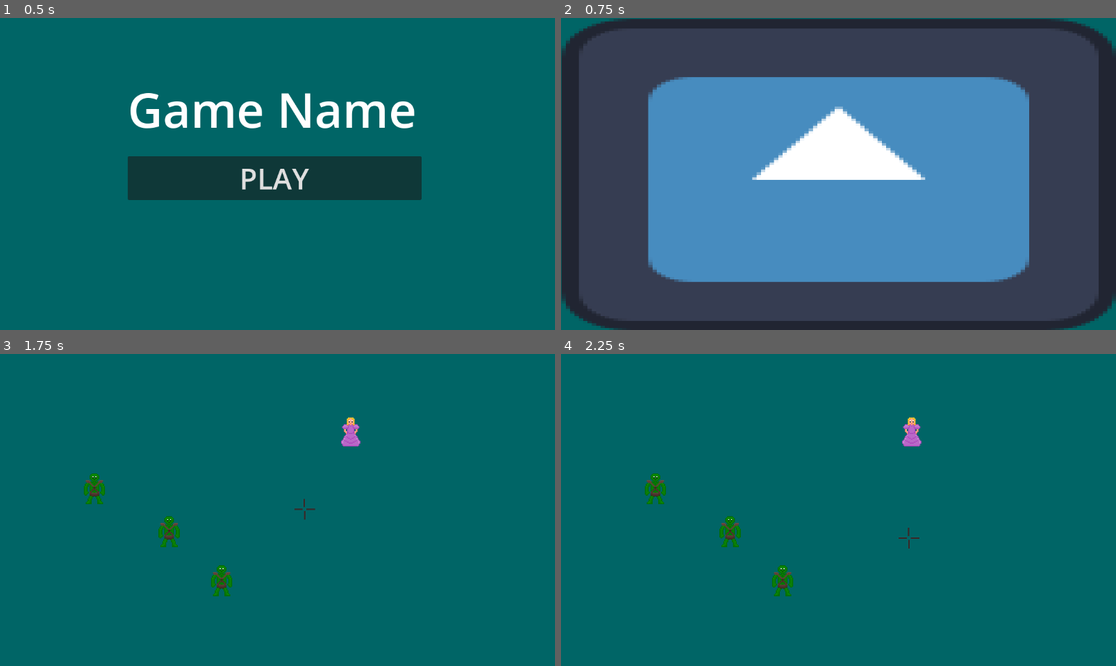
Above: before the commit, frames 1-4 (two rows, left to right).
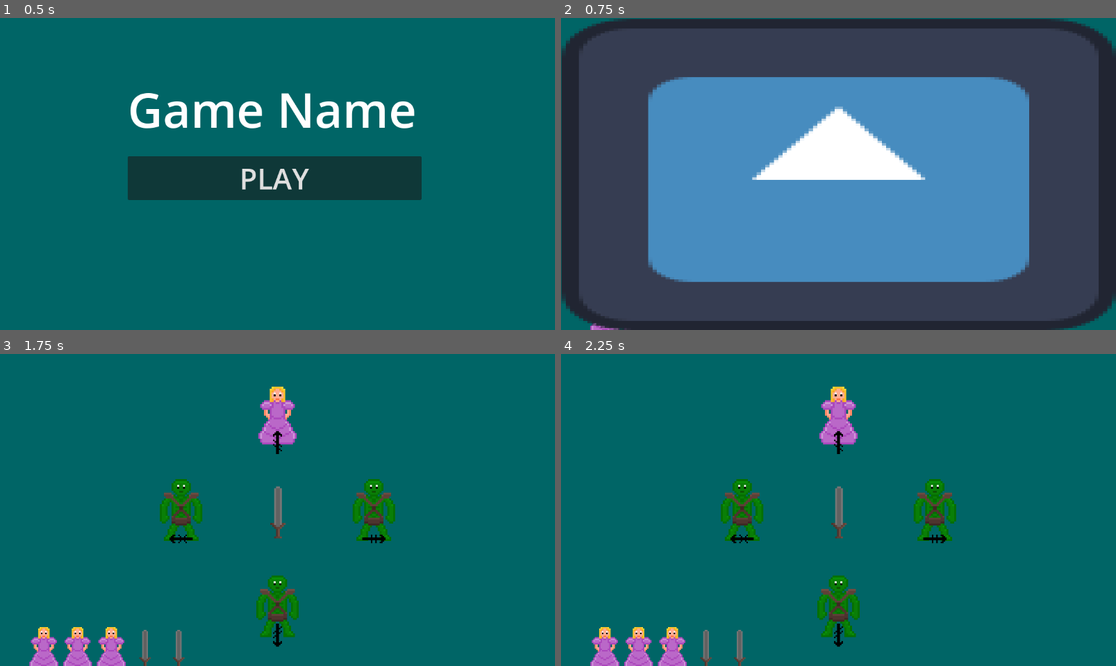
Above: after the commit, the same moments.

Repository: JamsterMan/Game-Jam-PS-16
Game: Godot game, scene res://Scenes/main_menu.tscn
Same seed, same stepped clock (60 frames per second), same inputs: the game is played once before the commit and once after it. The engine's default icon, where the game draws it, is replaced by a stand-in: a white triangle on a blue panel in a dark square.
Inputs:
- Up to frame 1 (0.5 s): no input
- Up to frame 2 (0.75 s): click "PLAY" at 0.5 s
- Up to frame 3 (1.75 s): tap Enter at 1.25 s; hold Right (move_right) from 1.28 s (still down)
- Up to frame 4 (2.25 s): release Right (move_right) at 2.03 s; hold Down (move_down) from 2.03 s (still down)

Frame 1 is identical in both runs. In frame 2, less than 0.1% of the frame differs, in the area x 5-12%, y 97-100%; in frame 3, 6.6%, in the area x 5-72%, y 10-100%; in frame 4, 6.6%.

Commit message:
added visuals to player actions

Diff:
--- a/gamejam-ps16/Scenes/mini_game_quick_time.tscn
+++ b/gamejam-ps16/Scenes/mini_game_quick_time.tscn
@@ -1,22 +1,25 @@
-[gd_scene load_steps=10 format=3 uid="uid://1g1j0vqsint1"]
+[gd_scene load_steps=11 format=3 uid="uid://1g1j0vqsint1"]
 
-[ext_resource type="Texture2D" uid="uid://dhhx8mjg6g4y7" path="res://icon.svg" id="1_ce1bs"]
 [ext_resource type="Script" path="res://Scripts/mini_game_quick_time.gd" id="1_khvof"]
 [ext_resource type="Texture2D" uid="uid://drubo8sc3ihhf" path="res://Sprites/Princess.png" id="2_svijv"]
 [ext_resource type="Texture2D" uid="uid://d00ckynh8h2k3" path="res://Sprites/Orc.png" id="3_h1e52"]
+[ext_resource type="Texture2D" uid="uid://cem3faymlq7no" path="res://Sprites/gravestone.png" id="4_47cbh"]
 [ext_resource type="Script" path="res://Scripts/MiniGame_Timer.gd" id="4_c8h27"]
 [ext_resource type="Texture2D" uid="uid://bqoh0yvemdxv1" path="res://Sprites/Runes_left1.png" id="5_8ea4a"]
+[ext_resource type="Texture2D" uid="uid://c81kyv6odec0m" path="res://Sprites/Sword.png" id="5_8k7on"]
 [ext_resource type="Texture2D" uid="uid://bh7e2yv3p1co2" path="res://Sprites/Runes_up1.png" id="6_nexcw"]
 [ext_resource type="Texture2D" uid="uid://t0buvqd5lj5t" path="res://Sprites/Runes_right1.png" id="7_8w3k5"]
 [ext_resource type="Texture2D" uid="uid://1410u5rd0d66" path="res://Sprites/Runes_down1.png" id="8_hjyxe"]
 
-[node name="mini_game_quick_time" type="Node2D" node_paths=PackedStringArray("char_sprites")]
+[node name="mini_game_quick_time" type="Node2D" node_paths=PackedStringArray("char_sprites", "target_sprites")]
 process_mode = 4
 script = ExtResource("1_khvof")
 target_postions = Array[int]([0, 0, 0, 0, 0, 0])
 char_sprites = [NodePath("Extra2/ExtraSprite2"), NodePath("Extra4/ExtraSprite4"), NodePath("Extra/ExtraSprite"), NodePath("Extra3/ExtraSprite3")]
+target_sprites = [NodePath("Targets/TargetOne"), NodePath("Targets/TargetTwo"), NodePath("Targets/TargetThree"), NodePath("Targets/TargetFour"), NodePath("Targets/TargetFive")]
 char_target = ExtResource("2_svijv")
 char_fake = ExtResource("3_h1e52")
+char_target_hit = ExtResource("4_47cbh")
 
 [node name="MinigameBackground" type="ColorRect" parent="."]
 visible = false
@@ -30,7 +33,8 @@
 
 [node name="Caracter" type="Sprite2D" parent="Target"]
 position = Vector2(1, -1)
-texture = ExtResource("1_ce1bs")
+scale = Vector2(4, 4)
+texture = ExtResource("5_8k7on")
 
 [node name="Extra" type="Node2D" parent="."]
 position = Vector2(-200, 0)
@@ -80,6 +84,34 @@
 scale = Vector2(3, 3)
 texture = ExtResource("8_hjyxe")
 
+[node name="Targets" type="Node2D" parent="."]
+position = Vector2(-275, 204)
+
+[node name="TargetOne" type="Sprite2D" parent="Targets"]
+position = Vector2(-210, 81)
+scale = Vector2(3, 3)
+texture = ExtResource("5_8k7on")
+
+[node name="TargetTwo" type="Sprite2D" parent="Targets"]
+position = Vector2(-140, 81)
+scale = Vector2(3, 3)
+texture = ExtResource("5_8k7on")
+
+[node name="TargetThree" type="Sprite2D" parent="Targets"]
+position = Vector2(-70, 81)
+scale = Vector2(3, 3)
+texture = ExtResource("5_8k7on")
+
+[node name="TargetFour" type="Sprite2D" parent="Targets"]
+position = Vector2(0, 81)
+scale = Vector2(3, 3)
+texture = ExtResource("5_8k7on")
+
+[node name="TargetFive" type="Sprite2D" parent="Targets"]
+position = Vector2(70, 81)
+scale = Vector2(3, 3)
+texture = ExtResource("5_8k7on")
+
 [node name="MinigameTimer" type="Timer" parent="."]
 wait_time = 3.0
 one_shot = true
--- a/gamejam-ps16/Scenes/mini_game_typing.tscn
+++ b/gamejam-ps16/Scenes/mini_game_typing.tscn
@@ -6,8 +6,12 @@
 [ext_resource type="Texture2D" uid="uid://t0buvqd5lj5t" path="res://Sprites/Runes_right1.png" id="4_ol274"]
 [ext_resource type="Texture2D" uid="uid://bqoh0yvemdxv1" path="res://Sprites/Runes_left1.png" id="5_kp8jt"]
 [ext_resource type="Texture2D" uid="uid://drubo8sc3ihhf" path="res://Sprites/Princess.png" id="6_mrv0g"]
+[ext_resource type="Texture2D" uid="uid://485us4kx02t" path="res://Sprites/Runes_up2.png" id="6_wt8a0"]
+[ext_resource type="Texture2D" uid="uid://on3thud87cwq" path="res://Sprites/Runes_down2.png" id="7_741b8"]
 [ext_resource type="Texture2D" uid="uid://bf4huvuhf7hff" path="res://Sprites/staff.png" id="7_eqcd5"]
 [ext_resource type="Script" path="res://Scripts/MiniGame_Timer.gd" id="7_j4qch"]
+[ext_resource type="Texture2D" uid="uid://ctirucnhdxe7r" path="res://Sprites/Runes_right2.png" id="8_q0aww"]
+[ext_resource type="Texture2D" uid="uid://diqj3xo3qflt7" path="res://Sprites/Runes_left2.png" id="9_ppldq"]
 
 [node name="MinigameTypingGame" type="Node2D" node_paths=PackedStringArray("buttons_sprites")]
 process_mode = 4
@@ -16,6 +20,10 @@
 down_image = ExtResource("3_kvvbt")
 right_image = ExtResource("4_ol274")
 left_image = ExtResource("5_kp8jt")
+up_image_pressed = ExtResource("6_wt8a0")
+down_image_pressed = ExtResource("7_741b8")
+right_image_pressed = ExtResource("8_q0aww")
+left_image_pressed = ExtResource("9_ppldq")
 buttons = Array[int]([0, 0, 0, 0, 0, 0])
 buttons_sprites = [NodePath("Spell/ButtonOne"), NodePath("Spell/ButtonTwo"), NodePath("Spell/ButtonThree"), NodePath("Spell/ButtonFour"), NodePath("Spell/ButtonFive"), NodePath("Spell/ButtonSix")]
 
--- a/gamejam-ps16/Scripts/mini_game_controller.gd
+++ b/gamejam-ps16/Scripts/mini_game_controller.gd
@@ -24,7 +24,7 @@
 	rng.randomize()
 	#var minigame_path_index = rng.randi_range(0,minigames.size()-1)
 	#var next_minigame = load(minigames[minigame_path_index])
-	var next_minigame = load(minigames[0])
+	var next_minigame = load(minigames[2])
 
 	minigame = next_minigame.instantiate()
 	add_child(minigame)
@@ -37,6 +37,8 @@
 
 func _minigame_lose():
 	minigame_lose.set_visible(true)
+	minigame.set_visible(false)
+	minigame.set_process_mode(PROCESS_MODE_DISABLED)
 	#game over
 
 func _next_minigame_timer_timeout():
--- a/gamejam-ps16/Scripts/mini_game_quick_time.gd
+++ b/gamejam-ps16/Scripts/mini_game_quick_time.gd
@@ -1,7 +1,7 @@
 extends Node2D
 
-@export var min_presses: int = 3
-@export var max_presses: int = 6
+@export var min_presses: int = 2
+@export var max_presses: int = 5
 var presses_needed: int = 3
 var correct_presses: int = 0
 
@@ -10,9 +10,11 @@
 @export var target_postions : Array[int] = []
 #max 4
 @export var char_sprites : Array[Sprite2D] = []
+@export var target_sprites : Array[Sprite2D] = []
 
 @export var char_target: Texture2D
 @export var char_fake: Texture2D
+@export var char_target_hit: Texture2D
 
 var next_button : String = "move_up"
 
@@ -25,10 +27,10 @@
 	#set buttons for each round
 	for n in presses_needed:
 		target_postions[n] = rng.randi_range(0,3)
+		target_sprites[n].texture = char_target
 	#set position for first button
 	char_sprites[target_postions[0]].texture = char_target
 	_set_next_button()
-	print(next_button)
 
 #converts button ints into button images
 func _set_next_images():
@@ -53,6 +55,9 @@
 	else:
 		next_button = "move_left"
 
+func _set_target_hit():
+	target_sprites[correct_presses].texture = char_target_hit
+
 func _minigame_timer_timeout():
 	print("Mini game end")
 	print(correct_presses)
@@ -68,7 +73,7 @@
 func _process(_delta: float) -> void:
 	if(correct_presses < presses_needed):
 		if(Input.is_action_just_pressed(next_button)):
-			print(next_button)
+			_set_target_hit()
 			correct_presses += 1
 			_set_next_button()
 			_set_next_images()
--- a/gamejam-ps16/Scripts/mini_game_typing.gd
+++ b/gamejam-ps16/Scripts/mini_game_typing.gd
@@ -4,6 +4,11 @@
 @export var down_image: Texture2D
 @export var right_image: Texture2D
 @export var left_image: Texture2D
+
+@export var up_image_pressed: Texture2D
+@export var down_image_pressed: Texture2D
+@export var right_image_pressed: Texture2D
+@export var left_image_pressed: Texture2D
 
 enum button{UP,DOWN,LEFT,RIGHT}
 
@@ -50,6 +55,16 @@
 	else:
 		next_button = "move_left"
 
+func _set_pressed_button():
+	if(next_button == "move_up"):
+		buttons_sprites[correct_button_presses].texture = up_image_pressed
+	elif(next_button == "move_down"):
+		buttons_sprites[correct_button_presses].texture = down_image_pressed
+	elif(next_button == "move_right"):
+		buttons_sprites[correct_button_presses].texture = right_image_pressed
+	else:
+		buttons_sprites[correct_button_presses].texture = left_image_pressed
+
 func _minigame_timer_timeout():
 	print("Mini game end")
 	if(correct_button_presses == button_count):
@@ -63,6 +78,7 @@
 func _process(_delta: float) -> void:
 	if(correct_button_presses < button_count):
 		if(Input.is_action_just_pressed(next_button)):
-			print(next_button)
+			_set_pressed_button()
 			correct_button_presses += 1
 			_set_next_button()
+			#check if game done -> change sprite
Not shown: 1 places in gamejam-ps16/Scenes/mini_game_typing.tscn that only renumber resources
Binary file added: gamejam-ps16/Sprites/gravestone.png
Not shown, added: gamejam-ps16/Sprites/gravestone.png.import
